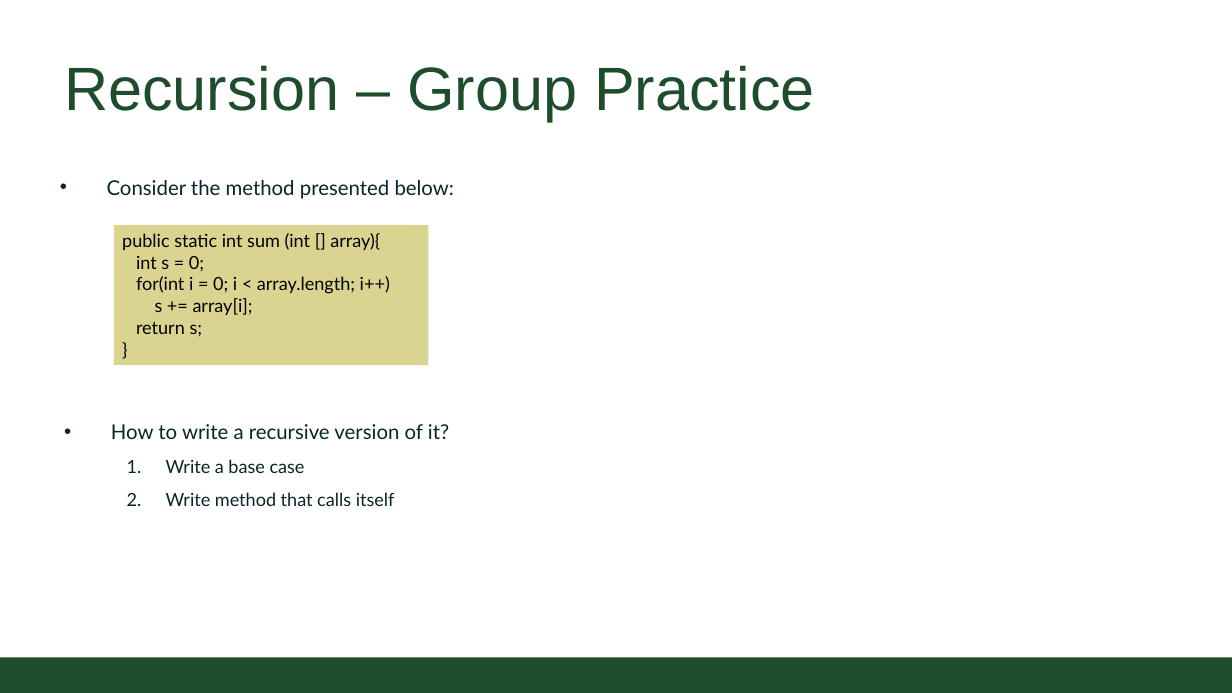
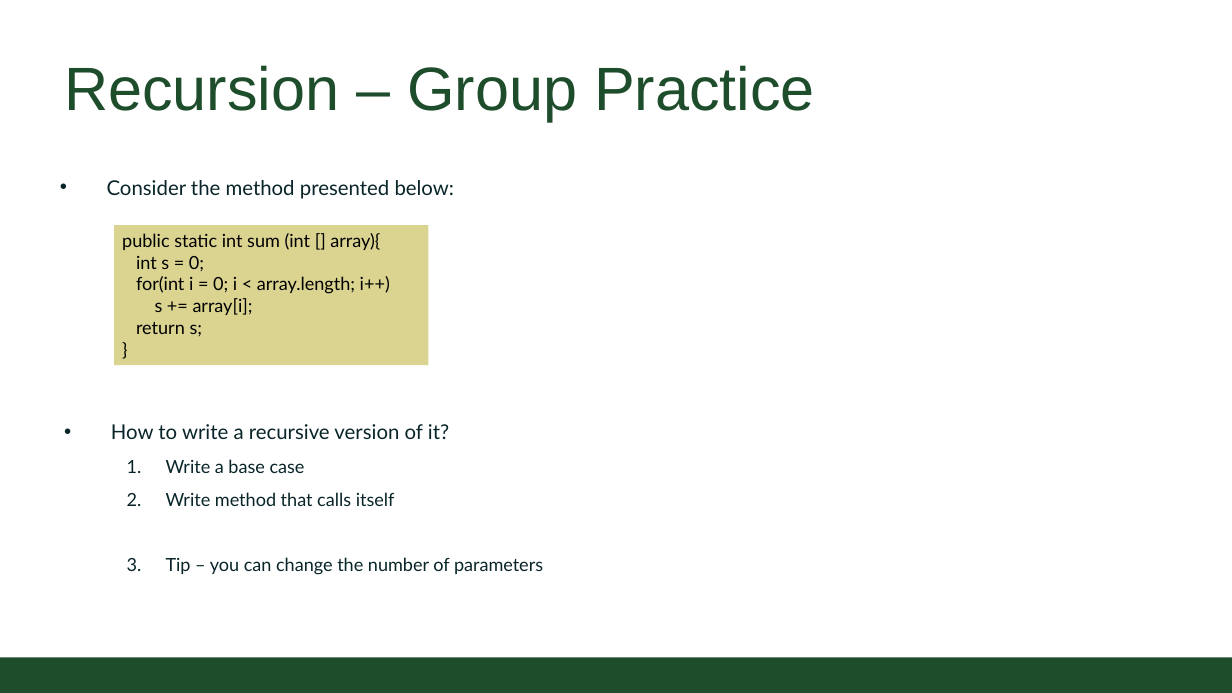
Before and after one commit to CSU-CompSci-CS163-4/Handouts, a slide deck: slide 7 of slides/On-Campus/10_03_IntrotoRecursion.pptx. Drawn at 1232x693 pixels with LibreOffice and Linux fonts; fonts in the diff are those of the drawing; background and template pictures are left out. Boxes give left, top, right and bottom in pixels: in the first picture for what was removed or moved away, otherwise in the second. Text is boxed around its words. In the diff, an @@ line names an element or a change of style, - is before the commit and + after.

Commit message:
sneak peak added for recursion

```diff
--- a/slides/On-Campus/10_03_IntrotoRecursion.pptx
+++ b/slides/On-Campus/10_03_IntrotoRecursion.pptx
@@ text at (x1=166, y1=557, x2=543, y2=575): paragraph added @@
+  3. Tip – you can change the number of parameters
```
Also in this commit, not shown: 2 slides added, 2 other files.
